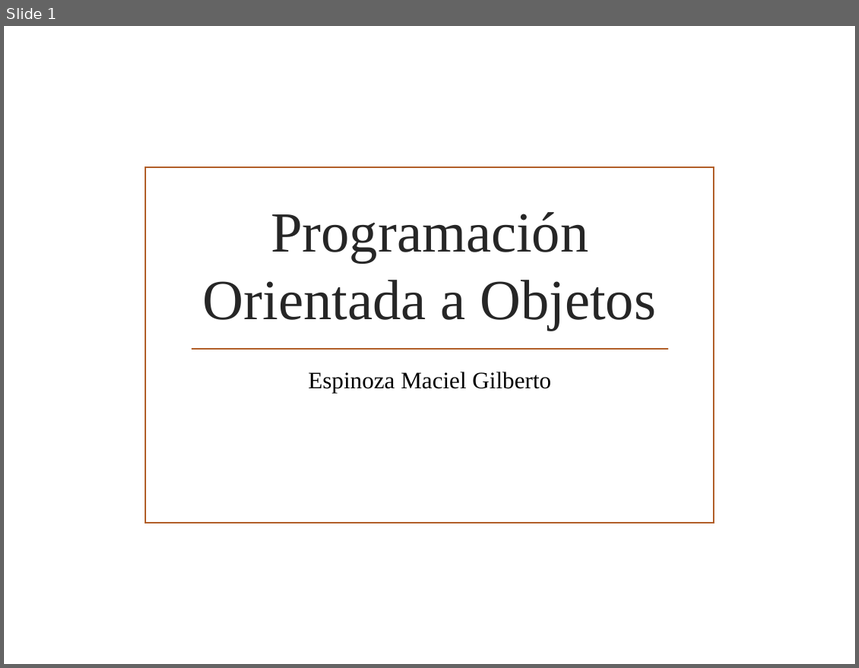
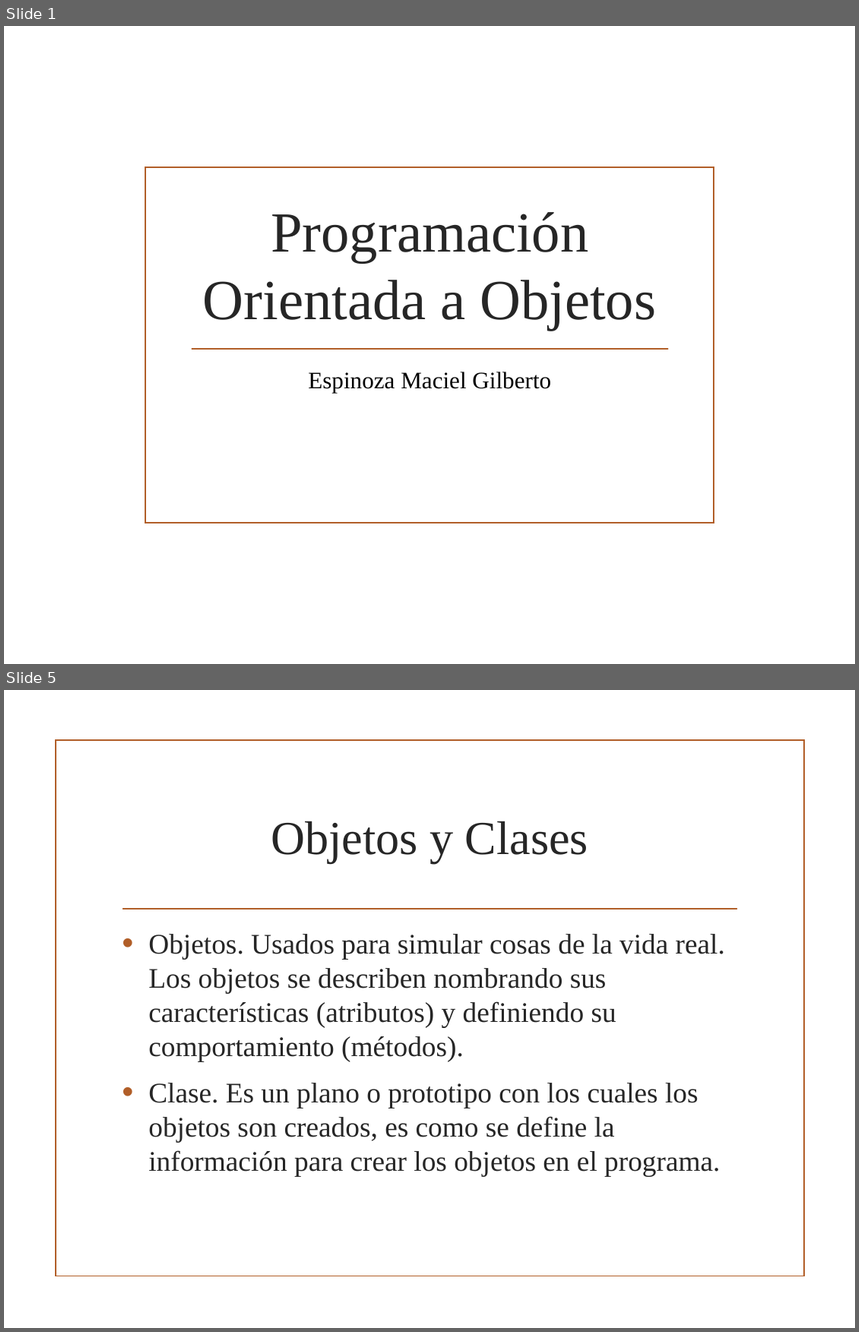
Before and after one commit to gilbertoesp/EstructurasDeDatos, a slide deck: Expos/Espinoza_ProgramaciónOrientadaObjetos.pptx. Shown one above the other, each under a label of ours: slide 1 before the commit, slides 1 and 5 after it; the slides between them are not shown. The pictures are 859x668 and 859x1332 pixels, drawn with LibreOffice and Linux fonts; fonts in the diff are those of the drawing; background and template pictures are left out. Boxes give left, top, right and bottom in pixels: in the first picture for what was removed or moved away, otherwise in the second. Text is boxed around its words. In the diff, an @@ line names an element or a change of style, - is before the commit and + after.

```diff
--- a/Expos/Espinoza_ProgramaciónOrientadaObjetos.pptx
+++ b/Expos/Espinoza_ProgramaciónOrientadaObjetos.pptx
@@ slide 5 added at <box>4,690,855,1328</box>, background picture (left out) @@
@@ rectangle added at <box>56,740,804,1277</box>, outline #B15E28 1.25 pt @@
@@ title added at <box>272,821,588,863</box>, 40 pt, text #262626 @@
+Objetos y Clases
@@ line added from (123, 910) to (737, 910), #B15E28 1.25 pt @@
@@ text added at <box>148,934,725,1176</box>, 24 pt, text #262626 @@
+• Objetos. Usados para simular cosas de la vida real. Los objetos se describen nombrando sus características (atributos) y definiendo su comportamiento (métodos).
+• Clase. Es un plano o prototipo con los cuales los objetos son creados, es como se define la información para crear los objetos en el programa.
```
Also in this commit, not shown: 8 other slides added, 7 other files.
